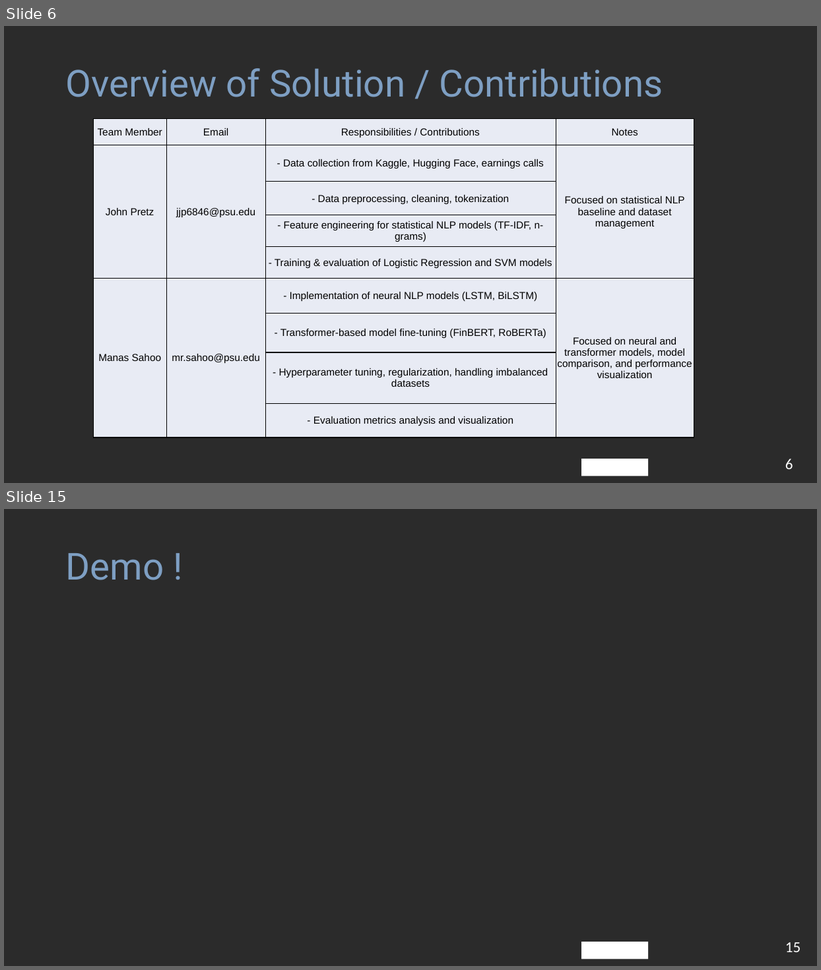
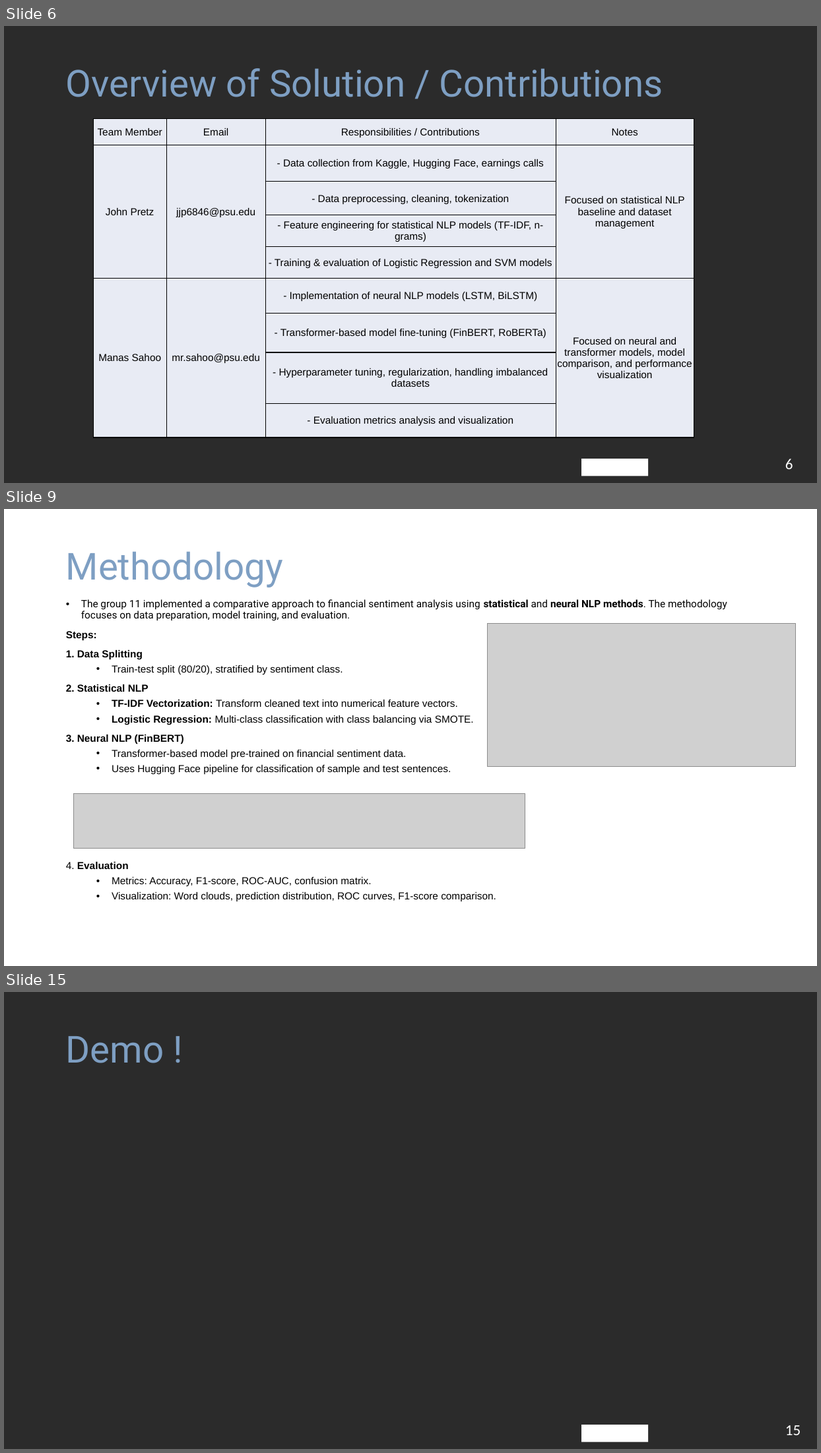
Before and after one commit to JPretz/AI574-2025-FALL-Project, a slide deck: Natural Language Process(NLP)_AI574_Team11.pptx. Shown one above the other, each under a label of ours: slides 6 and 15 before the commit, slides 6, 9 and 15 after it; the slides between them are not shown. The pictures are 821x970 and 821x1453 pixels, drawn with LibreOffice and Linux fonts; fonts in the diff are those of the drawing; grey boxes stand for pictures; background and template pictures are left out; a plain dark background stands for a picture behind light text. Boxes give left, top, right and bottom in pixels: in the first picture for what was removed or moved away, otherwise in the second. Text is boxed around its words. In the diff, an @@ line names an element or a change of style, - is before the commit and + after.

```diff
--- a/Natural Language Process(NLP)_AI574_Team11.pptx
+++ b/Natural Language Process(NLP)_AI574_Team11.pptx
@@ slide 9 added at <box>4,509,817,966</box>, background picture (left out); not listed: 1 template element that a slide beside it also shows @@
@@ title added at <box>66,551,283,588</box>, 44 pt, text #7E9FC3 @@
+Methodology
@@ text added at <box>66,599,727,902</box>, 12 pt, text #000000 @@
+• The group 11 implemented a comparative approach to financial sentiment analysis using statistical and neural NLP methods. The methodology focuses on data preparation, model training, and evaluation.
+Steps:
+1. Data Splitting
+  • Train-test split (80/20), stratified by sentiment class.
+2. Statistical NLP
+  • TF-IDF Vectorization: Transform cleaned text into numerical feature vectors.
+  • Logistic Regression: Multi-class classification with class balancing via SMOTE.
+3. Neural NLP (FinBERT)
+  • Transformer-based model pre-trained on financial sentiment data.
+  • Uses Hugging Face pipeline for classification of sample and test sentences.
+4. Evaluation
+  • Metrics: Accuracy, F1-score, ROC-AUC, confusion matrix.
+  • Visualization: Word clouds, prediction distribution, ROC curves, F1-score comparison.
@@ picture added at <box>488,624,797,766</box> @@
@@ picture added at <box>73,794,525,848</box> @@
```
Also in this commit, not shown: 9 slides changed, 1 slide removed.
